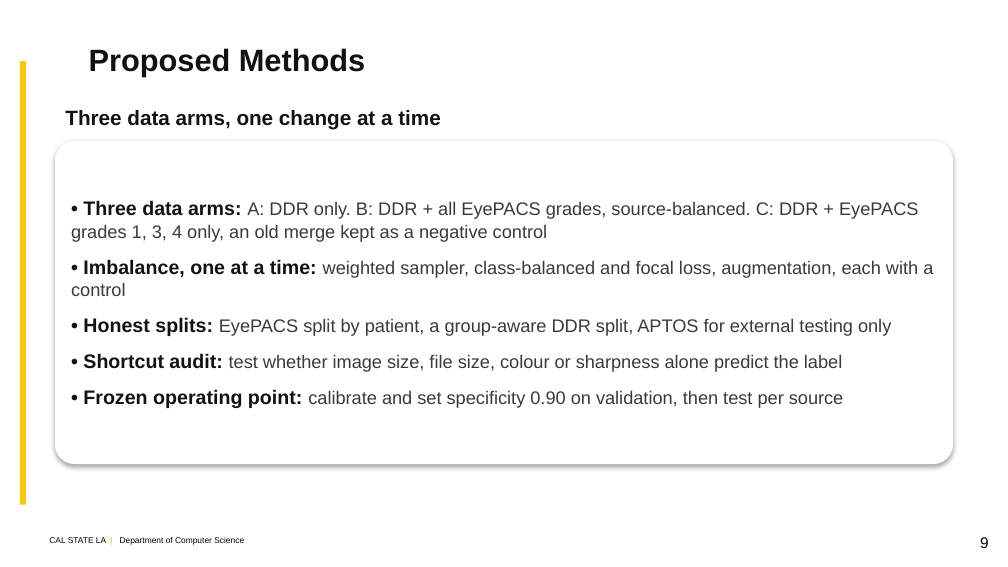
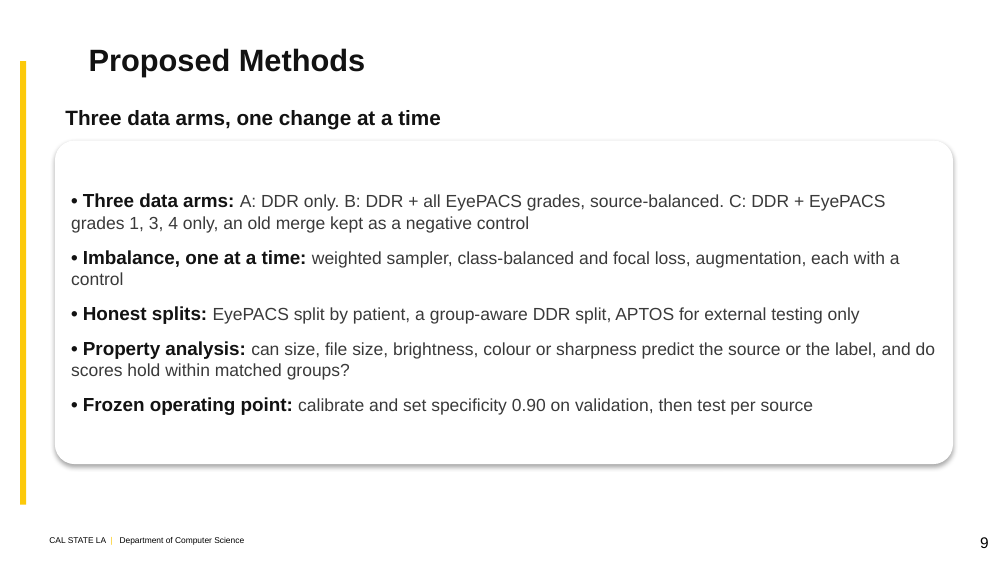
Before and after one commit to kazimab1/Early-DR, a slide deck: slide 9 of DR_Final_5min.pptx. Drawn at 1008x567 pixels with LibreOffice and Linux fonts; fonts in the diff are those of the drawing; background and template pictures are left out. Boxes give left, top, right and bottom in pixels: in the first picture for what was removed or moved away, otherwise in the second. Text is boxed around its words. In the diff, an @@ line names an element or a change of style, - is before the commit and + after.

```diff
--- a/DR_Final_5min.pptx
+++ b/DR_Final_5min.pptx
@@ text in rounded rectangle at box(71, 193, 900, 415): size 14 to 13.5 pt in "• Three data arms:", "• Imbalance, one at a time:", "• Honest splits:", "• Frozen operating point:"; size 13 to 12.5 pt in "A: DDR only. B: DDR + all ...", "weighted sampler, class-balanced and focal loss, augmentatio ...", "EyePACS split by patient, a group-aware DDR ...", "calibrate and set specificity 0.90 on validation, ..." @@
@@ text in rounded rectangle at box(71, 341, 935, 380): text changed; size 13 to 12.5 pt @@
-• Shortcut audit: test whether image size, file size, colour or sharpness alone predict the label
+• Property analysis: can size, file size, brightness, colour or sharpness predict the source or the label, and do scores hold within matched groups?
```
Also in this commit, not shown: 6 other slides changed, 3 other files.
